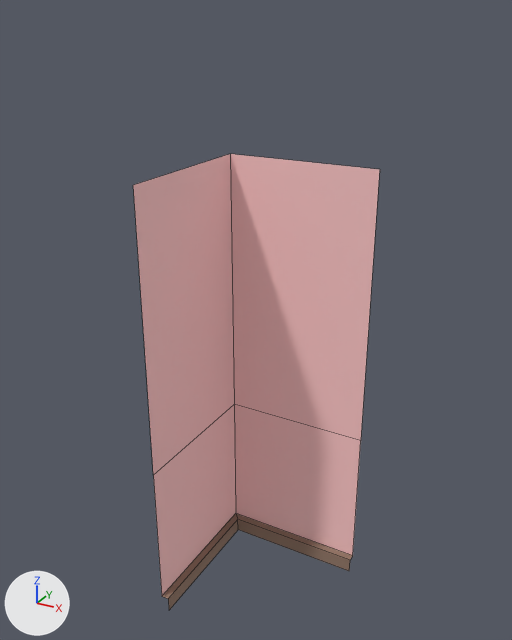
Before and after pictures for a commit that changed the FBX model Content/Game_Art/FBX/Archi/SM_Coin_Int_1x1.fbx.
The view is the same before and after, from a 50 mm lens placed at (2.28, -3.79, 3.61), pointed at (0.46, -0.47, 1.94). The lights are fixed; the arrows at lower left show +X, +Y and +Z. Mesh edges are drawn as thin lines.

Names of what the first picture shows: 'SM_Coin_Int_1x1'.
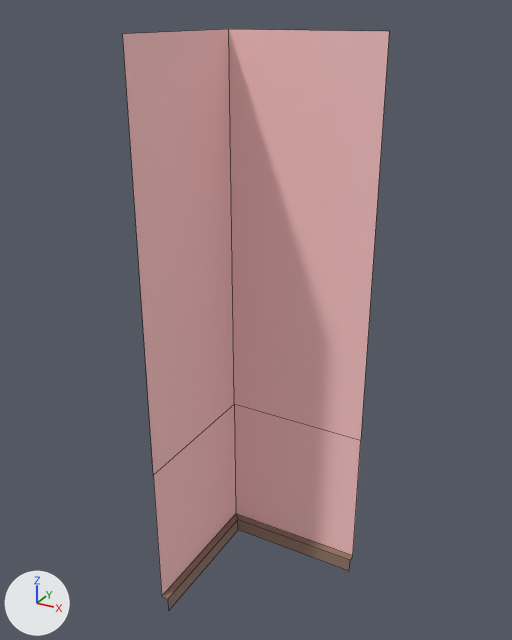
Changed parts and their boxes [x1, y1, x2, y2] in the pictures (512 x 640 px; the box of a moved part takes in the faces that stretch with it):
'SM_Coin_Int_1x1', reshaped (8% wider, 27% taller)
    before: [133, 154, 380, 610]
    after: [123, 29, 389, 610]
part 1 of me_mesh, moved or reshaped
    before: [133, 154, 380, 430]
    after: [123, 29, 389, 430]

The change, as a list of edits to the scene's bpy script:
```text
Change me_mesh:
    where me_mesh.from_pydata(...)  # 15 vertices, 8 faces; spans x 0.05..1.0, y -1.0..-0.05, z 0.0..2.8
    used by ob_sm_coin_int_1x1; location = (0.0, 0.0, 0.0)
    before: 0 (1.0, -0.05, 2.8) at pixel (379, 169), 5 (0.05, -0.05, 2.8) at pixel (230, 153), 13 (0.05, -1.0, 2.8) at pixel (133, 185)
    me_mesh part 1
    add for i in [0, 5, 13]: me_mesh.vertices[i].co += Vector((0.0, 0.0, 0.7))
```
